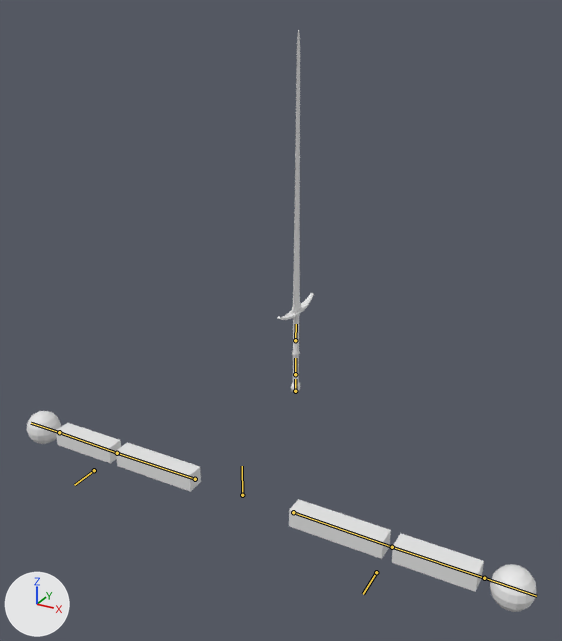
An edit to the Blender file Assets/Models/Arms.blend, drawn before and after from the same camera.
Both versions are drawn from a 50 mm lens placed at (18.0, -28.5, 24.7), pointed at (0.4, 3.3, 8.8). Every picture has the same lights, and +X, +Y and +Z are marked at lower left. The bones that bend it are drawn over the model as lines.

The first picture shows 'BastardSword1', 'Cube'.
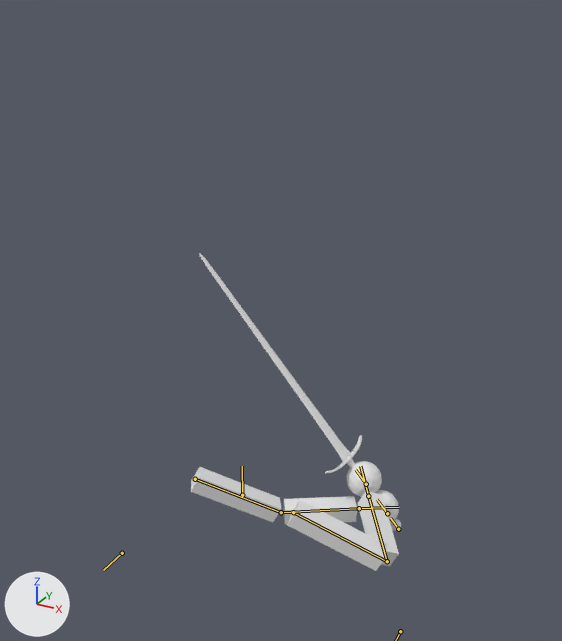
The newer file adds an action. The first version stands in its rest pose; the second is drawn at frame 6 of the action 'Blocking Hold'.

Pixel boxes [x1, y1, x2, y2] of what changed, in the pictures (562 x 641 px):
'Cube', posed (59% narrower, 45% shorter): before [27, 411, 536, 612]; after [191, 461, 399, 571]
'BastardSword1', posed (449% wider, 23% shorter): before [278, 30, 314, 392]; after [199, 253, 401, 531]
bone 'Pole.L', root to tip: before (94, 470) to (74, 485); after (122, 553) to (103, 570)
bone 'Sword.Root', root to tip: before (295, 391) to (295, 379); after (398, 529) to (390, 518)

The edits, one by one:
Bone 'ArmIK.R' (bone_armik_r) moves from (0.0, 0.0, 0.0) to (0.76, -2.69, 4.19).
Bone 'Pole.R' (bone_pole_r) moves from (0.0, 0.0, 0.0) to (1.58, 0.0, -0.74).
Bone 'ArmIK.L' (bone_armik_l) moves from (0.0, 0.0, 0.0) to (1.44, -2.81, -9.41).
Bone 'Pole.L' (bone_pole_l) moves from (0.0, 0.0, 0.0) to (2.65, 0.14, -0.91).
Bone 'Sword.Root' (bone_sword_root) moves from (0.0, 0.0, 0.0) to (0.0, -3.88, 3.63).
Bone 'Sword.Root' (bone_sword_root) turns from (0, 0, 0) to (-42, -5, 5) degrees about its own x, y and z.
